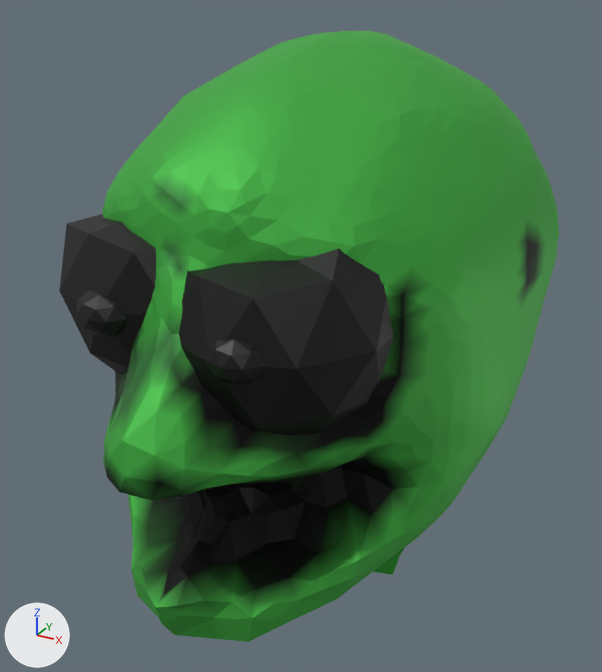
What one commit did to the glTF model public/models/base_male_head.glb.
The view is the same before and after, from a 50 mm camera at (1.12, -2.56, 2.47) aimed at (-0.1, -0.34, 1.36). Arrows for +X, +Y and +Z are at lower left; the lights stay in place. Where no turn or scale is listed for an object, it has been applied to the vertices. Vertices at the same position are counted once.

In view in the first picture: 'Base', 'EyeLeftInner', 'EyeLeftOuter', 'EyeRightInner', 'EyeRightOuter'.
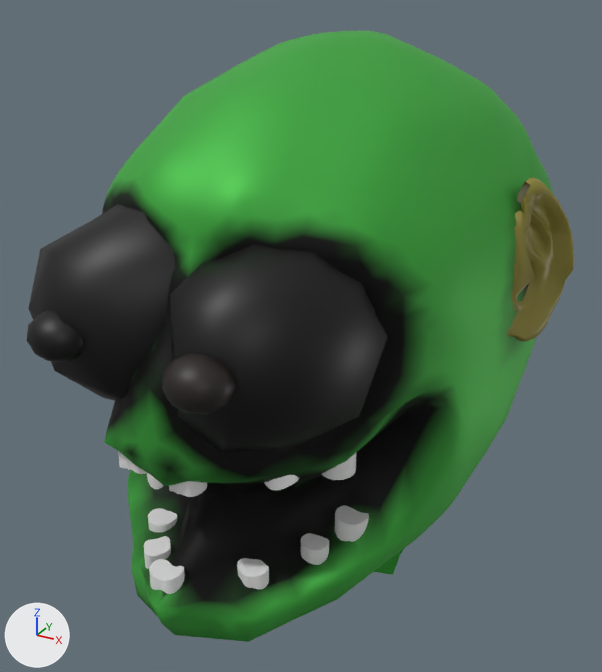
The change, as a list of edits to the scene's bpy script:
```text
Change me_shape:
    remove me_shape.from_pydata(...)  # 2141 vertices, 4259 faces; spans x -0.64..0.64, y -1.09..0.96, z 2.5..4.26
    add me_shape.from_pydata(...)  # 2141 vertices, 4259 faces; spans x -0.64..0.64, y -1.02..0.96, z 2.5..4.26
    me_shape part 1: 173 of 2141 vertices moved; they spanned x -0.6..0.6, y -1.09..-0.2, z 2.92..3.47 and now span x -0.6..0.6, y -0.97..-0.2, z 2.91..3.47; mean shift (0.0, 0.02, 0.03); largest move (0.46, -0.44, 3.13) -> (0.5, -0.4, 3.28)
    me_shape part 2: 107 of 2141 vertices moved; they spanned x -0.62..0.62, y 0.22..0.73, z 2.87..3.36 and now span x -0.62..0.62, y 0.22..0.72, z 2.87..3.37; mean shift (0.0, -0.01, 0.03); largest move (0.55, 0.45, 3.17) -> (0.57, 0.44, 3.25)
    me_shape part 3: all faces are now shaded smooth (3343 of 4259 changed)
    me_shape part 4: 614 faces centred in x -0.64..0.64, y -1.08..0.39, z 2.53..3.99 are repainted in the vertex colours; the middle colour goes from green #48b649 to green #45af46
    me_shape part 5: 356 faces centred in x -0.64..0.64, y -1.08..0.31, z 2.86..3.91 are repainted in the vertex colours; the middle colour goes from green #48b649 to dark green #2b6d2b
    me_shape part 6: 347 faces centred in x -0.63..0.62, y -1.02..0.19, z 2.89..3.89 are repainted in the vertex colours; the middle colour goes from green #48b649 to black #000100
Change me_icosphere_005:
    remove me_icosphere_005.from_pydata(...)  # 42 vertices, 80 faces; spans x -0.066..0.56, y -0.997..-0.286, z -1.655..-1.002
    add me_icosphere_005.from_pydata(...)  # 42 vertices, 80 faces; spans x -0.038..0.56, y -0.977..-0.286, z -1.655..-1.002
    me_icosphere_005 part 7: 16 of 42 vertices moved; they spanned x -0.066..0.473, y -0.997..-0.532, z -1.602..-1.076 and now span x -0.038..0.437, y -0.977..-0.553, z -1.578..-1.082; mean shift (0.012, 0.015, -0.003); largest move (-0.047, -0.641, -1.46) -> (0.033, -0.642, -1.433)
Change me_icosphere_003:
    remove me_icosphere_003.from_pydata(...)  # 42 vertices, 80 faces; spans x -0.066..0.56, y -0.997..-0.286, z -1.655..-1.002
    add me_icosphere_003.from_pydata(...)  # 42 vertices, 80 faces; spans x -0.066..0.547, y -0.997..-0.286, z -1.655..-1.002
    me_icosphere_003 part 8: 16 of 42 vertices moved; they spanned x 0.009..0.56, y -0.944..-0.532, z -1.602..-1.002 and now span x 0.101..0.547, y -0.934..-0.535, z -1.574..-1.067; mean shift (-0.001, 0.018, -0.012); largest move (0.009, -0.828, -1.144) -> (0.101, -0.771, -1.239)
Change ob_eyerightouter:
    ob_eyerightouter.location: (-0.532, -0.078, 2.975) -> (-0.532, -0.23, 2.975)
Change ob_eyerightinner:
    ob_eyerightinner.location: (-0.357, -0.884, 1.912) -> (-0.386, -1.03, 1.891)
Change ob_eyeleftouter:
    ob_eyeleftouter.location: (-0.154, -0.127, 2.94) -> (-0.154, -0.248, 2.94)
Change ob_eyeleftinner:
    ob_eyeleftinner.location: (0.071, -0.919, 1.893) -> (0.071, -1.084, 1.893)
Add ob_earleft:
    ob_earleft = bpy.data.objects.new('EarLeft', me_plane_001)  # 256 vertices, 468 faces; spans x -9.1..12.4, y -2.6..6.1, z -1.2..2.3; in mat_material_002 (yellow #8e8535)
    ob_earleft.location = (0.549, -0.186, 1.763)
    ob_earleft.rotation_euler = (1.465, -0.498, 1.143)  # degrees (84, -29, 65)
    ob_earleft.scale = (-0.0191, -0.0533, -0.058)
```

Pixel boxes [x1, y1, x2, y2] of what changed, in the pictures (602 x 672 px; the box of a moved part takes in the faces that stretch with it):
'Base', reshaped, shading changed, recoloured: before [102, 31, 559, 642]; after [102, 31, 554, 642]
'EyeLeftOuter', reshaped, moved: before [179, 249, 394, 435]; after [170, 245, 387, 452]
'EyeRightOuter', reshaped, moved: before [59, 214, 156, 375]; after [28, 204, 175, 401]
'EarLeft', added (yellow): after [507, 177, 574, 341]
'EyeLeftInner', moved: before [206, 338, 265, 385]; after [162, 353, 236, 415]
'EyeRightInner', moved: before [76, 289, 127, 337]; after [27, 310, 83, 363]
part 1 of me_shape, moved or reshaped: before [103, 368, 493, 588]; after [104, 368, 493, 585]
part 2 of me_shape, moved or reshaped: before [518, 305, 543, 386]; after [519, 337, 536, 383]
part 3 of me_shape, shading changed: [116, 31, 551, 642] in both
part 4 of me_shape, recoloured: [107, 158, 548, 638] in both
part 5 of me_shape, recoloured: [104, 178, 529, 617] in both
part 6 of me_shape, recoloured (green to black): [102, 195, 403, 606] in both
